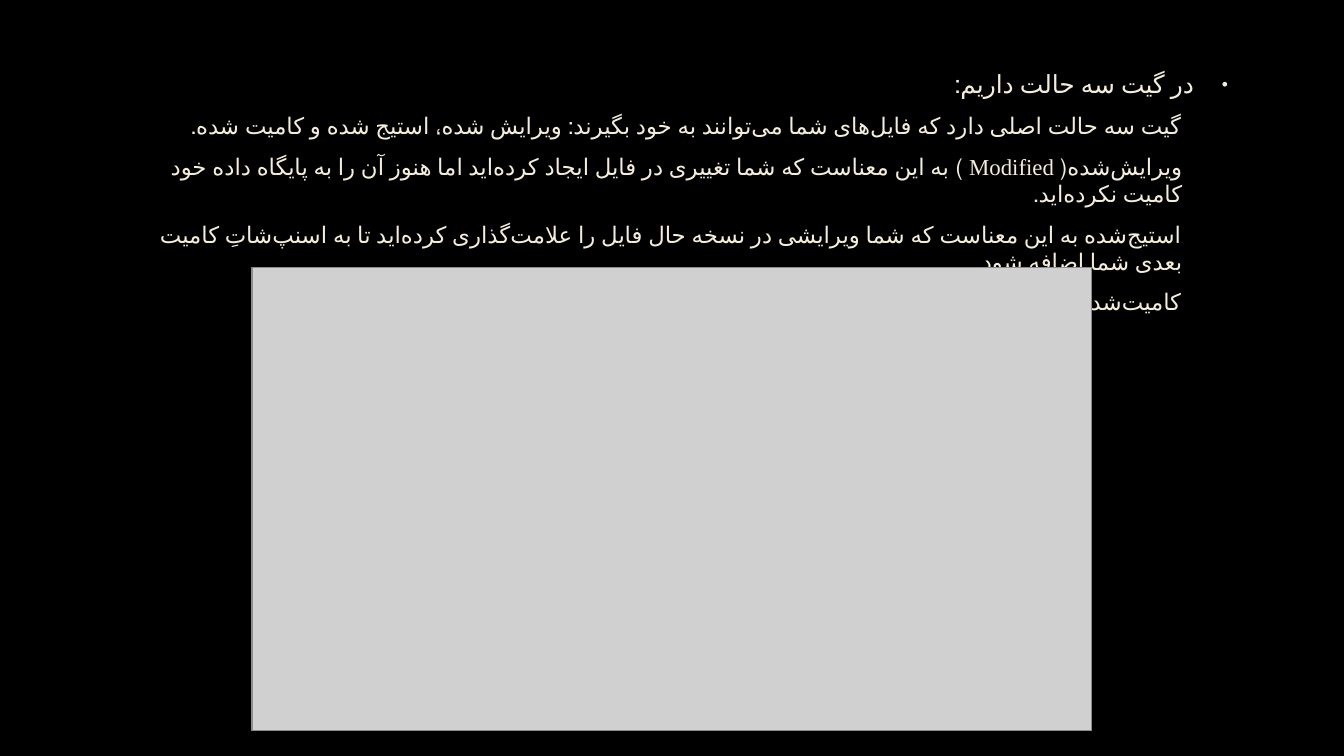
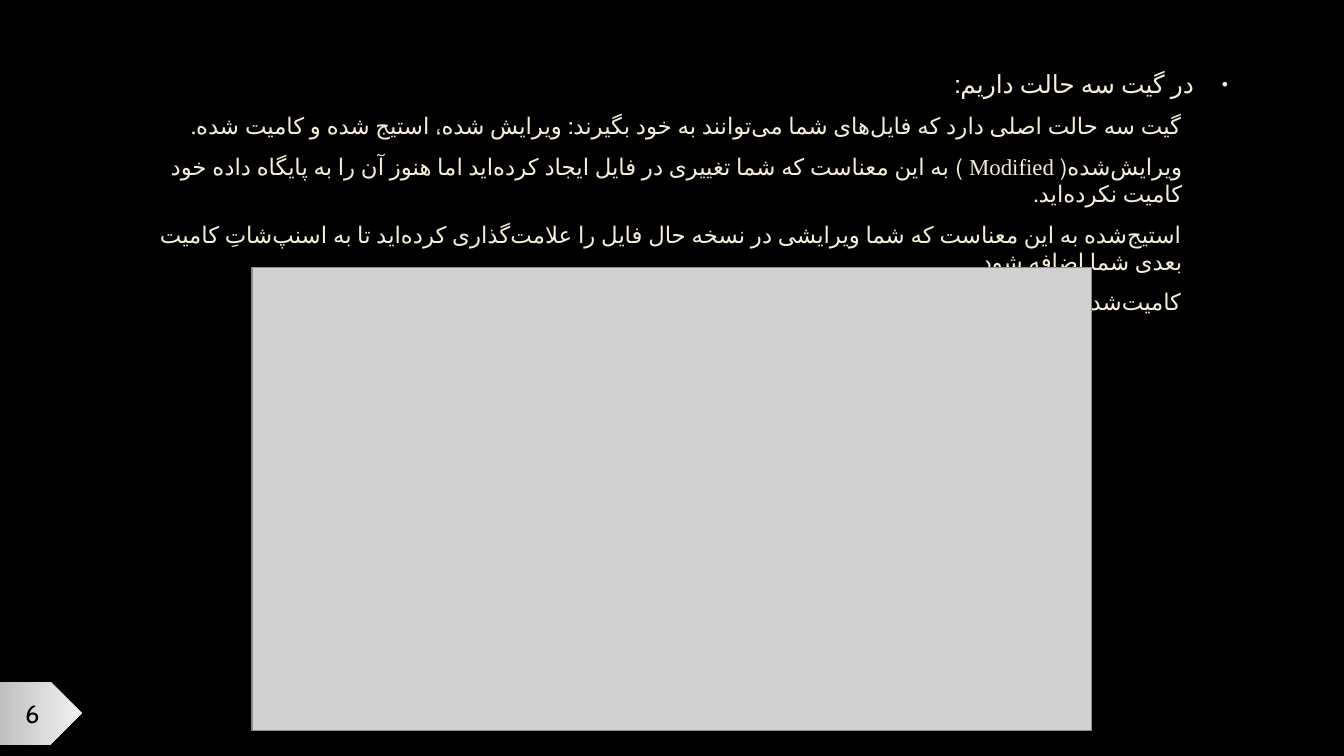
Before and after one commit to RAAvenger/MabahesVizhe2-GitCourse, a slide deck: slide 6 of git slides.pptx. Drawn at 1344x756 pixels with LibreOffice and Linux fonts; fonts in the diff are those of the drawing; grey boxes stand for pictures; background and template pictures are left out. Boxes give left, top, right and bottom in pixels: in the first picture for what was removed or moved away, otherwise in the second. Text is boxed around its words. In the diff, an @@ line names an element or a change of style, - is before the commit and + after.

```diff
--- a/git slides.pptx
+++ b/git slides.pptx
@@ page number added at bbox=[0, 682, 82, 745], fill gradient #BFBFBF to #F2F2F2, 18 pt, text #000000 @@
+6
```
Also in this commit, not shown: 10 other slides changed, 1 slide added, 1 other file.
